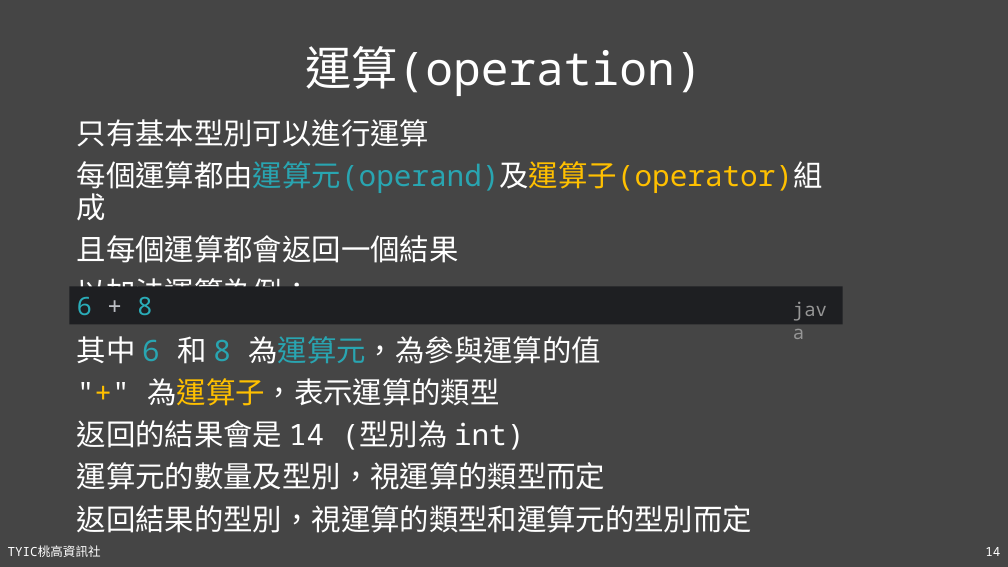
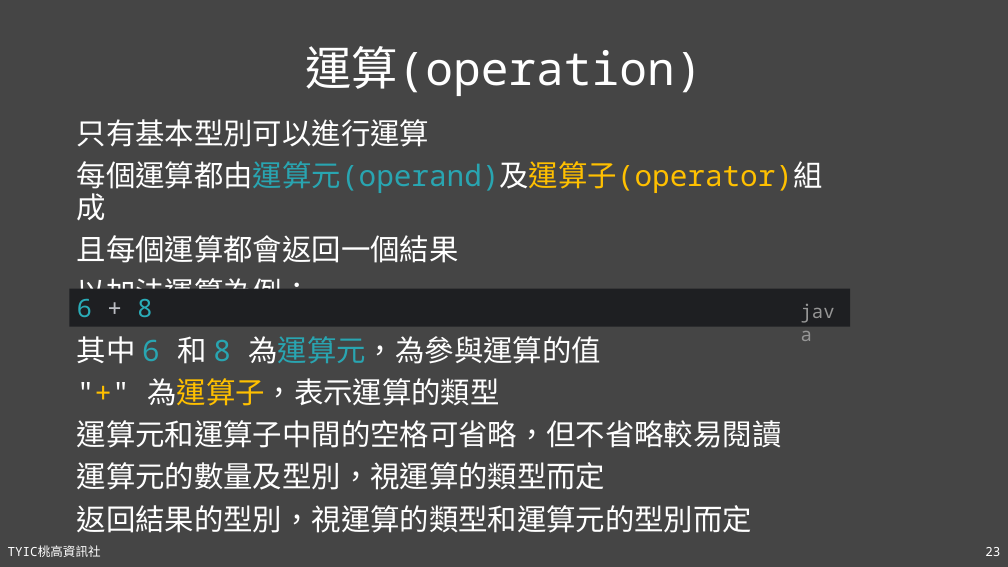
Before and after one commit to TYSHIC/slides, a slide deck: slide 23 of powerpoint/04_初探Java.pptx (slide 14 before the commit). Drawn at 1008x567 pixels with LibreOffice and Linux fonts; fonts in the diff are those of the drawing. Boxes give left, top, right and bottom in pixels: in the first picture for what was removed or moved away, otherwise in the second. Text is boxed around its words. In the diff, an @@ line names an element or a change of style, - is before the commit and + after.

Commit message:
04_operation

```diff
--- a/powerpoint/04_初探Java.pptx
+++ b/powerpoint/04_初探Java.pptx
@@ rectangle "6 + 8": place and size @@
-rectangle "6 + 8" at <box>70,287,843,324</box>
+rectangle "6 + 8" at <box>70,289,851,327</box>
@@ text "java": place and size @@
-text "java" at <box>786,294,843,324</box>
+text "java" at <box>793,296,851,327</box>
@@ text at <box>77,420,782,448</box>: text changed @@
-返回的結果會是 14 (型別為 int)
+運算元和運算子中間的空格可省略，但不省略較易閱讀
@@ page number at <box>985,547,1000,556</box>: text changed @@
-14
+23
```
Also in this commit, not shown: 10 other slides changed, 14 slides added, 5 other files.
